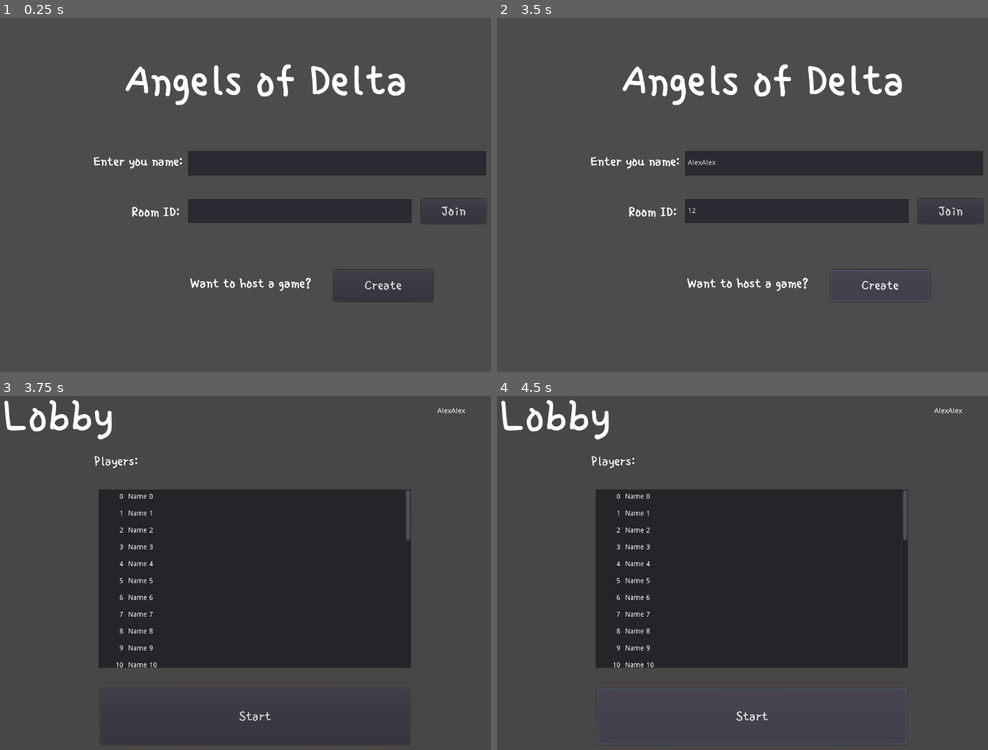
Above: before the commit, frames 1-4 (two rows, left to right).
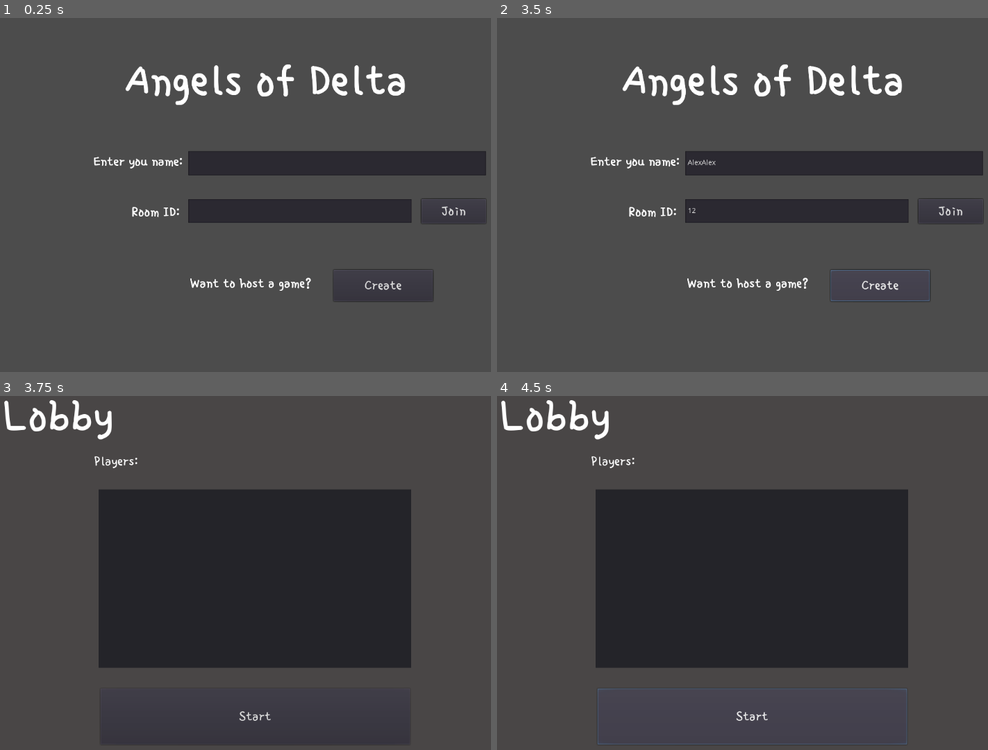
Above: after the commit, the same moments.

Repository: askoki160/angels-of-delta
Game: Godot game, scene res://Scenes/StartScene.tscn
Same seed, same stepped clock (60 frames per second), same inputs: the game is played once before the commit and once after it.
Inputs (mouse positions are in pixels of both pictures, inside the frame that each line leads up to):
- Up to frame 1 (0.25 s): no input
- Up to frame 2 (3.5 s): click (835, 163) at 0.52 s; type "Alex" at 0.6 s; click (796, 212) at 0.75 s; type "12" at 0.83 s; click (835, 163) at 0.98 s; type "Alex" at 1.07 s; click "Create" at 1.25 s; click "Create" at 2 s; click "Create" at 2.75 s
- Up to frame 3 (3.75 s): click "Join" at 3.5 s
- Up to frame 4 (4.5 s): click "Start" at 4.25 s

Frames 1-2 are identical in both runs. In frame 3, 0.6% of the frame differs, in the area x 23-95%, y 3-77%; in frame 4, 0.6%.

Commit message:
Lobby scene filled with players

Diff:
--- a/Global.gd
+++ b/Global.gd
@@ -1,4 +1,13 @@
 extends Node
+
+# multiplayer
+# The URL we will connect to
+export var websocket_url = "ws://localhost:8000/"
+
+# Our WebSocketClient instance
+var _client = WebSocketClient.new()
+
+var remote_players: Array;
 
 # default number of players
 var players = 1
@@ -56,23 +65,6 @@
 	var root = get_tree().get_root()
 	current_scene = root.get_child(root.get_child_count() - 1)
 
-func list_files_in_directory(path):
-	var files = []
-	var dir = Directory.new()
-	dir.open(path)
-	dir.list_dir_begin()
-
-	while true:
-		var file = dir.get_next()
-		if file == "":
-			break
-		elif not file.begins_with("."):
-			files.append(file)
-
-	dir.list_dir_end()
-
-	return files
-
 
 func goto_scene(path):
 	# This function will usually be called from a signal callback,
--- a/Scenes/LobbyScene.tscn
+++ b/Scenes/LobbyScene.tscn
@@ -54,6 +54,7 @@
 margin_top = 46.317
 margin_right = 1047.53
 margin_bottom = 207.317
+custom_colors/font_color = Color( 1, 1, 1, 1 )
 __meta__ = {
 "_edit_use_anchors_": false
 }
--- a/Scenes/StartScene.tscn
+++ b/Scenes/StartScene.tscn
@@ -4,15 +4,8 @@
 [ext_resource path="res://assets/fonts/single_day_large.tres" type="DynamicFont" id=2]
 [ext_resource path="res://Scripts/StartScene.gd" type="Script" id=3]
 
-[node name="Menu" type="Control"]
-anchor_right = 1.0
-anchor_bottom = 1.0
-margin_right = -1120.0
-margin_bottom = -800.0
+[node name="Menu" type="Node2D"]
 script = ExtResource( 3 )
-__meta__ = {
-"_edit_use_anchors_": false
-}
 
 [node name="Label2" type="Label" parent="."]
 margin_left = 204.0
--- a/Scripts/Lobby.gd
+++ b/Scripts/Lobby.gd
@@ -1,4 +1,8 @@
 extends Node2D
+
+onready var global_vars = get_node("/root/Global")
+onready var _client = global_vars._client
+onready var websocket_url = global_vars.websocket_url
 
 const PlayerItem = preload("res://Scenes/PlayerItem.tscn")
 
@@ -10,22 +14,22 @@
 	$Panel/ScrollContainer/list.add_child(item)
 
 func _ready():
-	get_tree().connect('network_peer_disconnected', self, '_on_player_disconnected')
-	get_tree().connect('server_disconnected', self, '_on_server_disconnected')
+	# Connect base signals to get notified of connection open, close, and errors.
+	_client.connect("connection_closed", self, "_closed")
+	_client.connect("connection_error", self, "_closed")
+	# This signal is emitted when not using the Multiplayer API every time
+	# a full packet is received.
+	# Alternatively, you could check get_peer(1).get_available_packets() in a loop.
+	_client.connect("data_received", self, "_on_data")
+	_client.connect("peer_packet", self, "_on_data")
 
-	for i in range(40):
-		var it = str(i)
-		addItem(it, "Name " + it)
-	#var new_player = preload('res://player/Player.tscn').instance()
-	#new_player.name = str(get_tree().get_network_unique_id())
-	#new_player.set_network_master(get_tree().get_network_unique_id())
-	#add_child(new_player)
-	var info = Network.self_data
-	$AllPlayers.text += str(info.name)
-	#new_player.init(info.name, info.position, false)
 
-func _on_player_disconnected(id):
-	get_node(str(id)).queue_free()
+func _on_data():
+	var players = global_vars.remote_players
+	for i in range(players.size()):
+		addItem(str(i+1), players[i])
 
-func _on_server_disconnected():
-	get_tree().change_scene('res://interface/Menu.tscn')
+func _process(delta):
+	# Call this in _process or _physics_process. Data transfer, and signals
+	# emission will only happen when calling this function.
+	_client.poll()
--- a/Scripts/StartScene.gd
+++ b/Scripts/StartScene.gd
@@ -1,16 +1,14 @@
-extends Control
+extends Node2D
 
 onready var global_vars = get_node("/root/Global")
+onready var _client = global_vars._client
+onready var websocket_url = global_vars.websocket_url
 var _player_name = ""
 
 func _on_NameField_text_changed(new_text):
 	_player_name = new_text
 
-# The URL we will connect to
-export var websocket_url = "ws://localhost:8000/"
 
-# Our WebSocketClient instance
-var _client = WebSocketClient.new()
 func _ready():
 	# Connect base signals to get notified of connection open, close, and errors.
 	_client.connect("connection_closed", self, "_closed")
@@ -20,8 +18,6 @@
 	# a full packet is received.
 	# Alternatively, you could check get_peer(1).get_available_packets() in a loop.
 	_client.connect("data_received", self, "_on_data")
-	_client.connect("peer_packet", self, "_on_data")
-
 
 
 func init_connection():
@@ -49,22 +45,29 @@
 	print("Connected with protocol: ", proto)
 	# You MUST always use get_peer(1).put_packet to send data to server,
 	# and not put_packet directly when not using the MultiplayerAPI.
-	Global.goto_scene("res://Scenes/LobbyScene.tscn")
 	var payload_dict = {
 		"name": _player_name
 	}
 	_client.get_peer(1).put_packet(to_json(payload_dict).to_utf8())
-#	_client.get_peer(1).put_packet("ping".to_utf8())
+	Global.goto_scene("res://Scenes/LobbyScene.tscn")
 
 func _on_data():
 	# Print the received packet, you MUST always use get_peer(1).get_packet
 	# to receive data from server, and not get_packet directly when not
 	# using the MultiplayerAPI.
-	print('here')
 	var parse_output =_client.get_peer(1).get_packet().get_string_from_utf8()
 	if _player_name in parse_output:
 		$Label.text = parse_output
-	print("Got data from server: ", parse_output)
+
+	var json = JSON.parse(parse_json(parse_output))
+	if json.error == OK:
+		if typeof(json.result) == TYPE_DICTIONARY:
+			print(json.result.players)
+			global_vars.remote_players = json.result.players
+	else:
+		print("unexpected results")
+
+	print("Global players: ", global_vars.remote_players)
 
 func _process(delta):
 	# Call this in _process or _physics_process. Data transfer, and signals
